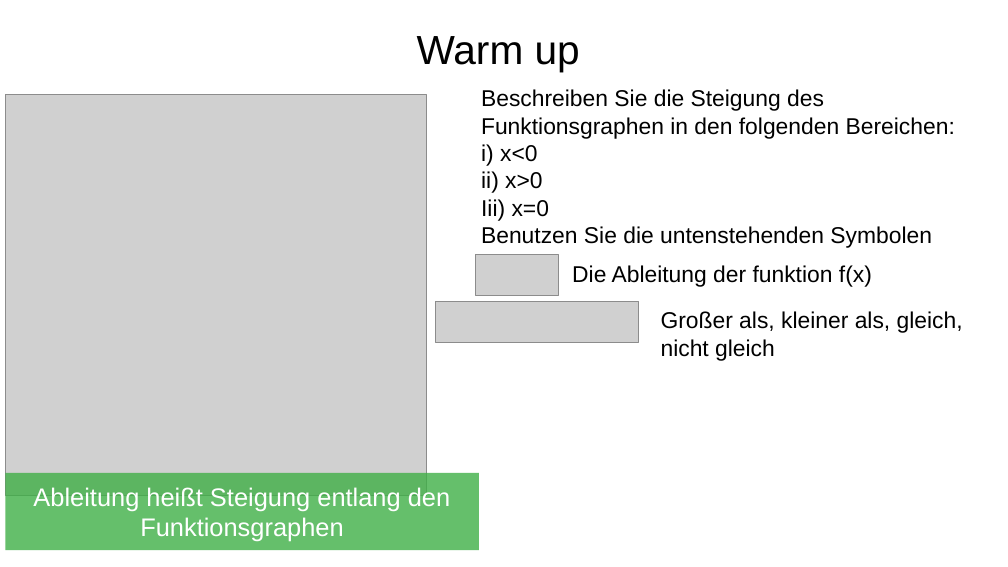
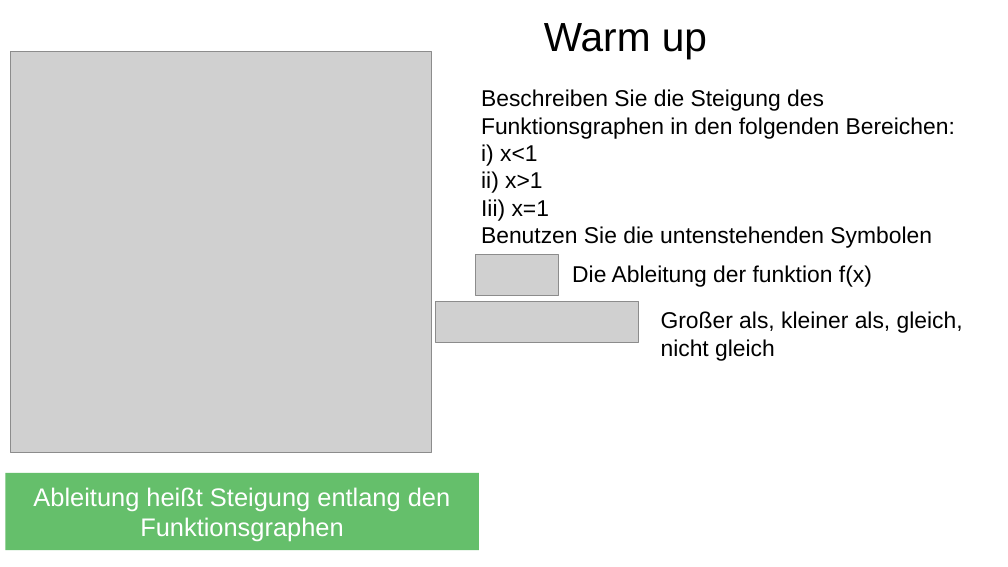
Before and after one commit to bearums/teaching, a slide deck: slide 2 of B5/Mathe/2024/EF/03/Ableitung_3.odp. Drawn at 1008x567 pixels with LibreOffice and Linux fonts; fonts in the diff are those of the drawing; grey boxes stand for pictures. Boxes give left, top, right and bottom in pixels: in the first picture for what was removed or moved away, otherwise in the second. Text is boxed around its words. In the diff, an @@ line names an element or a change of style, - is before the commit and + after.

```diff
--- a/B5/Mathe/2024/EF/03/Ableitung_3.odp
+++ b/B5/Mathe/2024/EF/03/Ableitung_3.odp
@@ title "Warm up": place and size @@
-title "Warm up" at [417, 36, 580, 71]
+title "Warm up" at [544, 23, 707, 59]
@@ picture: place and size @@
-picture at [5, 94, 426, 496]
+picture at [11, 51, 432, 453]
@@ text at [481, 144, 549, 221]: text changed @@
-i) x<0
-ii) x>0
-Iii) x=0
+i) x<1
+ii) x>1
+Iii) x=1
```
Also in this commit, not shown: 3 other files.
